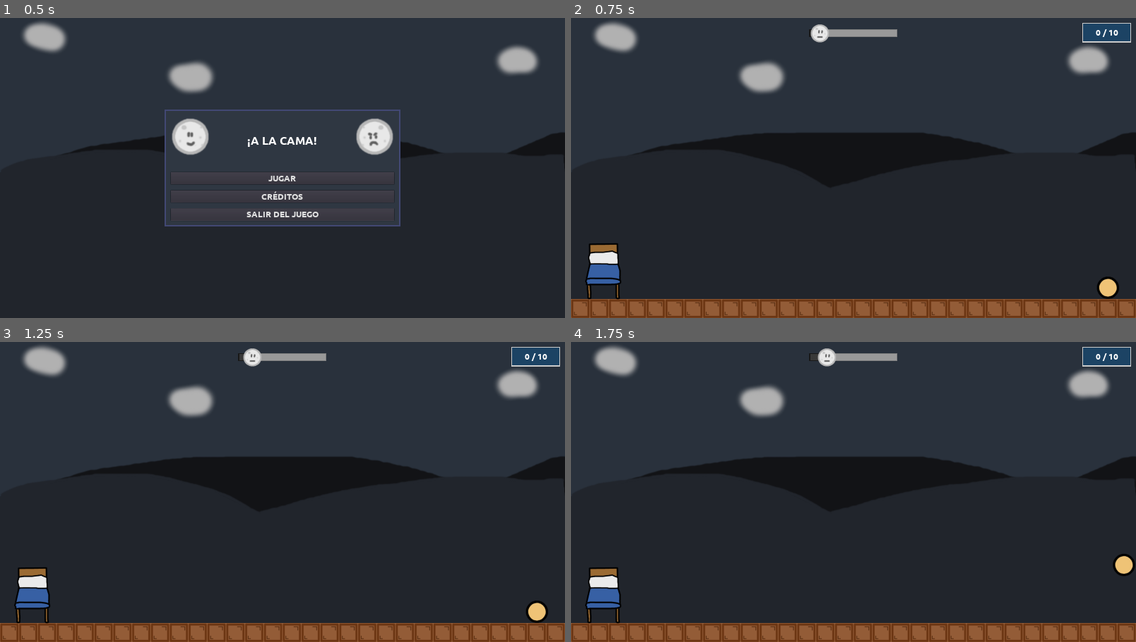
Above: before the commit, frames 1-4 (two rows, left to right).
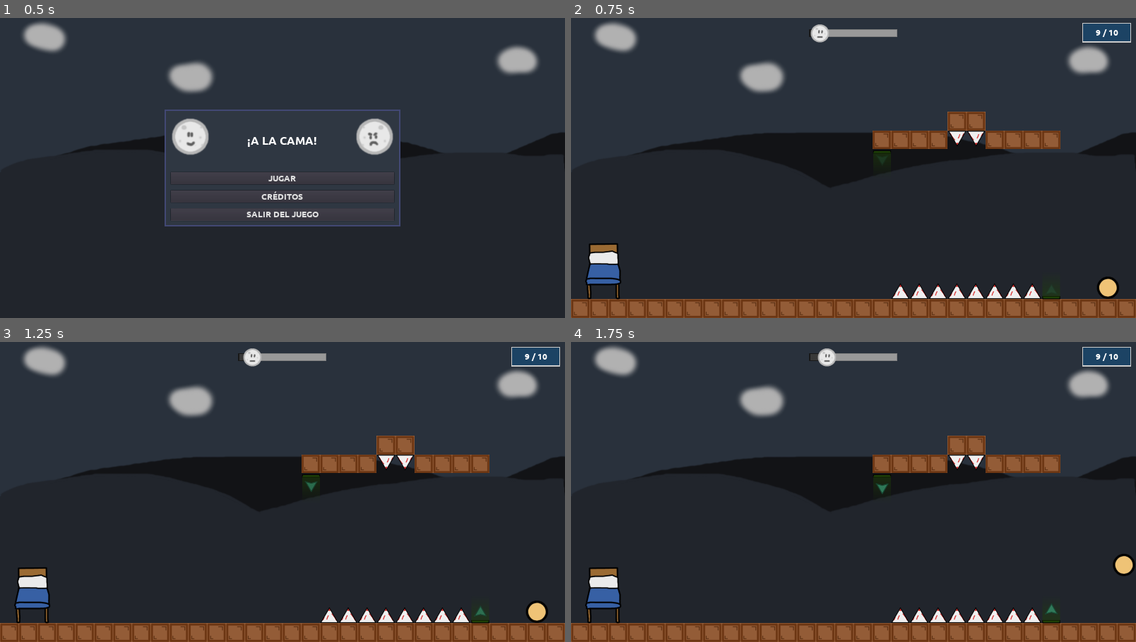
Above: after the commit, the same moments.

Repository: moisesjbc/a-la-cama
Game: Godot game, scene res://gui/menus/main_menu/main_menu.tscn
Two runs of this game, one before a commit and one after it. Both use one fixed random seed, a clock stepped at 60 frames per second and the inputs below.
Inputs:
- Up to frame 1 (0.5 s): no input
- Up to frame 2 (0.75 s): click "JUGAR" at 0.5 s
- Up to frame 3 (1.25 s): no input
- Up to frame 4 (1.75 s): tap Enter at 1.25 s; hold D (ui_right) from 1.28 s (still down); tap Space at 1.35, 1.52 s

Frame 1 is identical in both runs. In frame 2, 3.0% of the frame differs, in the area x 53-94%, y 3-94%; in frame 3, 3.0%; in frame 4, 3.0%.
Error after the commit: Attempt to call function 'instance' in base 'null instance' on a null instance. (res://gameplay/level_section/level_section.gd:21)

Commit message:
Add victory screen

Diff:
--- a/godot-project/gameplay/gui/level_end_screen/level_end_screen.gd
+++ b/godot-project/gameplay/gui/level_end_screen/level_end_screen.gd
@@ -8,13 +8,18 @@
 func start(main, is_game_over):
 	self.main = main
 	self.is_game_over = is_game_over
+	$panel/margin_container/vbox_container/thanks_body.visible = ((not is_game_over) and main.is_last_level())
 	if is_game_over:
 		$panel/margin_container/vbox_container/title.text = "¡GAME OVER!"
 		$panel/margin_container/vbox_container/restart_button.text = "REINTENTAR - [espacio]"
 	else:
-		$panel/margin_container/vbox_container/title.text = "¡DULCES SUEÑOS!"
-		$panel/margin_container/vbox_container/restart_button.text = "SIGUIENTE NIVEL - [espacio]"
-	$panel/margin_container/vbox_container/main_menu_button.visible = is_game_over
+		if not main.is_last_level():
+			$panel/margin_container/vbox_container/title.text = "¡DULCES SUEÑOS!"
+			$panel/margin_container/vbox_container/restart_button.text = "SIGUIENTE NIVEL - [espacio]"
+		else:
+			$panel/margin_container/vbox_container/title.text = "¡GRACIAS POR JUGAR!"
+			$panel/margin_container/vbox_container/restart_button.text = "CONTINUAR"
+	$panel/margin_container/vbox_container/main_menu_button.visible = is_game_over or main.is_last_level()
 	get_tree().paused = true
 	visible = true
 
@@ -33,7 +38,7 @@
 
 
 func _input(event):
-	if visible and event is InputEventKey and not event.pressed and event.scancode == KEY_SPACE:
+	if visible and event is InputEventKey and not event.pressed and event.scancode == KEY_SPACE and not main.is_last_level():
 		_on_restart_button_pressed()
 
 
--- a/godot-project/gameplay/gui/level_end_screen/level_end_screen.tscn
+++ b/godot-project/gameplay/gui/level_end_screen/level_end_screen.tscn
@@ -1,9 +1,10 @@
-[gd_scene load_steps=5 format=2]
+[gd_scene load_steps=6 format=2]
 
 [ext_resource path="res://fonts/title_font.tres" type="DynamicFont" id=1]
 [ext_resource path="res://gui/button/button.tscn" type="PackedScene" id=2]
 [ext_resource path="res://gameplay/gui/level_end_screen/level_end_screen.gd" type="Script" id=3]
 [ext_resource path="res://styles/menu_panel_styles.tres" type="StyleBox" id=4]
+[ext_resource path="res://fonts/body_font.tres" type="DynamicFont" id=5]
 
 [node name="level_end_screen" type="CenterContainer"]
 pause_mode = 2
@@ -13,11 +14,11 @@
 script = ExtResource( 3 )
 
 [node name="panel" type="Panel" parent="."]
-margin_left = 660.0
-margin_top = 81.0
-margin_right = 1260.0
-margin_bottom = 281.0
-rect_min_size = Vector2( 600, 200 )
+margin_left = 560.0
+margin_top = 19.0
+margin_right = 1360.0
+margin_bottom = 344.0
+rect_min_size = Vector2( 800, 325 )
 custom_styles/panel = ExtResource( 4 )
 
 [node name="margin_container" type="MarginContainer" parent="panel"]
@@ -31,12 +32,12 @@
 [node name="vbox_container" type="VBoxContainer" parent="panel/margin_container"]
 margin_left = 20.0
 margin_top = 20.0
-margin_right = 580.0
-margin_bottom = 186.0
+margin_right = 780.0
+margin_bottom = 314.0
 custom_constants/separation = 20
 
 [node name="title" type="Label" parent="panel/margin_container/vbox_container"]
-margin_right = 560.0
+margin_right = 760.0
 margin_bottom = 46.0
 size_flags_horizontal = 3
 size_flags_vertical = 3
@@ -45,15 +46,26 @@
 align = 1
 valign = 1
 
+[node name="thanks_body" type="Label" parent="panel/margin_container/vbox_container"]
+margin_top = 66.0
+margin_right = 760.0
+margin_bottom = 174.0
+custom_fonts/font = ExtResource( 5 )
+text = "Has llegado al final del juego.
+Si quieres, puedes pulsar en \"CONTINUAR\" para
+ver hasta dónde puedes llegar"
+align = 1
+valign = 1
+
 [node name="restart_button" parent="panel/margin_container/vbox_container" instance=ExtResource( 2 )]
-margin_top = 66.0
-margin_right = 560.0
-margin_bottom = 106.0
+margin_top = 194.0
+margin_right = 760.0
+margin_bottom = 234.0
 
 [node name="main_menu_button" parent="panel/margin_container/vbox_container" instance=ExtResource( 2 )]
-margin_top = 126.0
-margin_right = 560.0
-margin_bottom = 166.0
+margin_top = 254.0
+margin_right = 760.0
+margin_bottom = 294.0
 text = "MENÚ PRINCIPAL"
 
 [connection signal="pressed" from="panel/margin_container/vbox_container/restart_button" to="." method="_on_restart_button_pressed"]
--- a/godot-project/gameplay/main/main.gd
+++ b/godot-project/gameplay/main/main.gd
@@ -13,28 +13,27 @@
 	$front_gui/level_end_screen.start(self, not player_reached_bed)
 
 
-func _on_levels_player_reached_bed():
-	$moon.fall(true)
-
-
 func _on_player_player_died():
 	$front_gui/game_over.start(self)
 
 
 func _on_time_counter_time_ended():
-	$moon.fall(false)
+	$moon.fall(types.MoonMood.ANGRY)
 
 
 func _on_level_player_reached_bed():
 	player_reached_bed = true
-	$moon.fall(true)
+	var moon_mood = types.MoonMood.HAPPY
+	if is_last_level():
+		moon_mood = types.MoonMood.LOVE
+	$moon.fall(moon_mood)
 
 
 func start_level(level_index):
 	var is_different_level = current_level_index != level_index
 	current_level_index = level_index
 	player_reached_bed = false
-	$front_gui/level_counter.text = str(current_level_index) + " / " + str($level.n_levels)
+	$front_gui/level_counter.text = str(current_level_index + 1) + " / " + str($level.n_levels)
 	$player.restart()
 	$moon.restart()
 	if is_different_level:
@@ -44,7 +43,7 @@
 
 
 func restart_game():
-	start_level(0)
+	start_level(8)
 
 
 func restart_level():
@@ -58,3 +57,6 @@
 func _input(event):
 	if event is InputEventKey and event.scancode == KEY_ESCAPE and not event.pressed:
 		$front_gui/pause_menu.start()
+
+func is_last_level():
+	return (current_level_index + 1) == $level.n_levels
--- a/godot-project/gameplay/moon/moon.gd
+++ b/godot-project/gameplay/moon/moon.gd
@@ -24,8 +24,9 @@
 	global_position = initial_global_position
 
 
-func fall(is_happy):
+func fall(moon_mood):
 	$particles.emitting = true
-	$happy_face.visible = is_happy
-	$angry_face.visible = not is_happy
+	$happy_face.visible = moon_mood == types.MoonMood.HAPPY
+	$angry_face.visible = moon_mood == types.MoonMood.ANGRY
+	$love_face.visible = moon_mood == types.MoonMood.LOVE
 	velocity.y = SPEED
--- a/godot-project/gameplay/moon/moon.tscn
+++ b/godot-project/gameplay/moon/moon.tscn
@@ -6,6 +6,7 @@
 [ext_resource path="res://gameplay/moon/happy_face.png" type="Texture" id=4]
 [ext_resource path="res://gameplay/moon/angry_face.png" type="Texture" id=5]
 [ext_resource path="res://gameplay/moon/moon_explosion.wav" type="AudioStream" id=6]
+[ext_resource path="res://gameplay/moon/love_face.png" type="Texture" id=7]
 
 [node name="moon" type="Sprite"]
 position = Vector2( 960, -552 )
@@ -17,6 +18,9 @@
 
 [node name="angry_face" type="Sprite" parent="."]
 texture = ExtResource( 5 )
+
+[node name="love_face" type="Sprite" parent="."]
+texture = ExtResource( 7 )
 
 [node name="particles" type="CPUParticles2D" parent="."]
 pause_mode = 2
--- /dev/null
+++ b/godot-project/globals/types.gd
@@ -0,0 +1,7 @@
+class_name types
+
+enum MoonMood {
+	ANGRY,
+	HAPPY,
+	LOVE
+}
--- a/godot-project/project.godot
+++ b/godot-project/project.godot
@@ -7,6 +7,16 @@
 ;   param=value ; assign values to parameters
 
 config_version=4
+
+_global_script_classes=[ {
+"base": "Reference",
+"class": "types",
+"language": "GDScript",
+"path": "res://globals/types.gd"
+} ]
+_global_script_class_icons={
+"types": ""
+}
 
 [application]
 
Binary file added: godot-project/gameplay/moon/love_face.png
Not shown, added: godot-project/gameplay/moon/love_face.png.import
Not shown: 1 places in godot-project/gameplay/moon/moon.tscn that only renumber resources
Not shown, changed: design/moon.xcf
